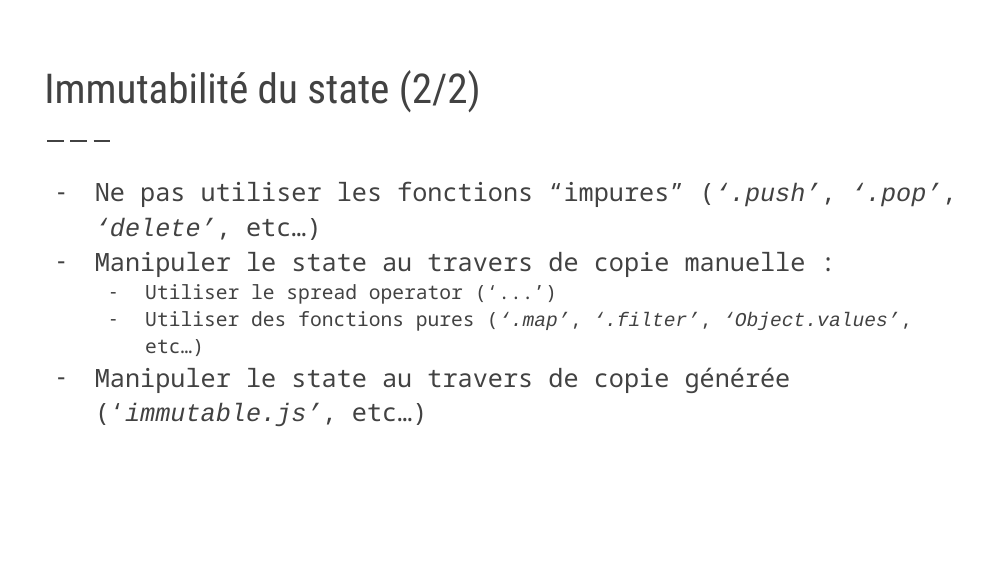
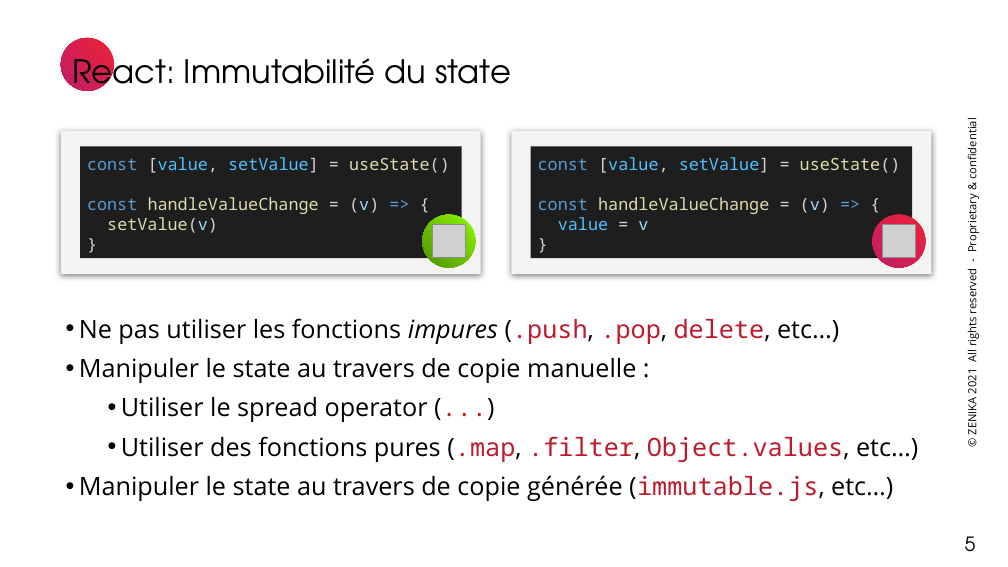
Before and after one commit to Zenika-Training/formation-react-sur-mesure, a slide deck: slide 5 of Slides&TPs.pptx (slide 7 before the commit). Drawn at 1008x567 pixels with LibreOffice and Linux fonts; fonts in the diff are those of the drawing; grey boxes stand for pictures; background and template pictures are left out. Boxes give left, top, right and bottom in pixels: in the first picture for what was removed or moved away, otherwise in the second. Text is boxed around its words. In the diff, an @@ line names an element or a change of style, - is before the commit and + after.

Commit message:
Update Slides

```diff
--- a/Slides&TPs.pptx
+++ b/Slides&TPs.pptx
@@ text "React: Immutabilité du state" at (x1=72, y1=49, x2=511, y2=91): vertical alignment bottom to middle @@
@@ ellipse added at (x1=60, y1=38, x2=114, y2=92), fill gradient #EE2238 to #BF1D67 @@
@@ text at (x1=72, y1=49, x2=511, y2=91): text changed; size 29.4 to 23 pt; font Roboto Condensed to TeX Gyre Adventor; text colour #424242 to #000000 @@
-Immutabilité du state (2/2)
+React: Immutabilité du state
@@ line removed from (47, 140) to (115, 140) @@
@@ rectangle added at (x1=60, y1=131, x2=481, y2=274), fill #F3F3F3 @@
@@ rectangle added at (x1=80, y1=146, x2=462, y2=258), fill #1E1E1E, 12 pt, text #DCDCAA @@
+const [value, setValue] = useState()
+const handleValueChange = (v) => {
+setValue(v)
+}
@@ rectangle added at (x1=511, y1=131, x2=931, y2=274), fill #F3F3F3 @@
@@ rectangle added at (x1=530, y1=146, x2=912, y2=258), fill #1E1E1E, 12 pt, text #DCDCAA @@
+const [value, setValue] = useState()
+const handleValueChange = (v) => {
+value = v
+}
@@ text added at (x1=964, y1=124, x2=979, y2=434), 8 pt, text #000000 @@
+© ZENIKA 2021 All rights reserved - Proprietary & confidential
@@ ellipse added at (x1=422, y1=215, x2=476, y2=268), fill gradient #8EFA00 to #4F8F00 @@
@@ picture added at (x1=432, y1=225, x2=466, y2=258) @@
@@ ellipse added at (x1=873, y1=215, x2=926, y2=268), fill gradient #EE2238 to #BF1D67 @@
@@ picture added at (x1=882, y1=225, x2=915, y2=258) @@
@@ text "Ne pas utiliser les fonctions ..." moved from (x1=95, y1=181, x2=957, y2=426) to (x1=79, y1=318, x2=918, y2=501) @@
@@ text at (x1=79, y1=318, x2=839, y2=344): text changed; font Noto Sans Mono to Open Sans; text colour #424242 to #000000 @@
-– Ne pas utiliser les fonctions “impures” (‘.push’, ‘.pop’, ‘delete’, etc…)
+• Ne pas utiliser les fonctions impures (.push, .pop, delete, etc…)
@@ text at (x1=79, y1=358, x2=636, y2=383): font Noto Sans Mono to Open Sans, text colour #424242 to #000000 in "Manipuler le state au travers de copie ..."; bullet - to •; line spacing 1.15 to 1.3 @@
@@ text at (x1=79, y1=397, x2=918, y2=501): text changed; size 14 to 18 pt; font Noto Sans Mono to Open Sans; text colour #424242 to #000000 @@
-  – Utiliser le spread operator (‘...’)
-  – Utiliser des fonctions pures (‘.map’, ‘.filter’, ‘Object.values’, etc…)
-– Manipuler le state au travers de copie générée (‘immutable.js’, etc…)
+  • Utiliser le spread operator (...)
+  • Utiliser des fonctions pures (.map, .filter, Object.values, etc…)
+• Manipuler le state au travers de copie générée (immutable.js, etc…)
@@ page number added at (x1=965, y1=536, x2=976, y2=552), 14 pt, text #000000 @@
+5
```
Also in this commit, not shown: 5 other slides changed, 39 slides added, 39 slides removed, 2 other files.
